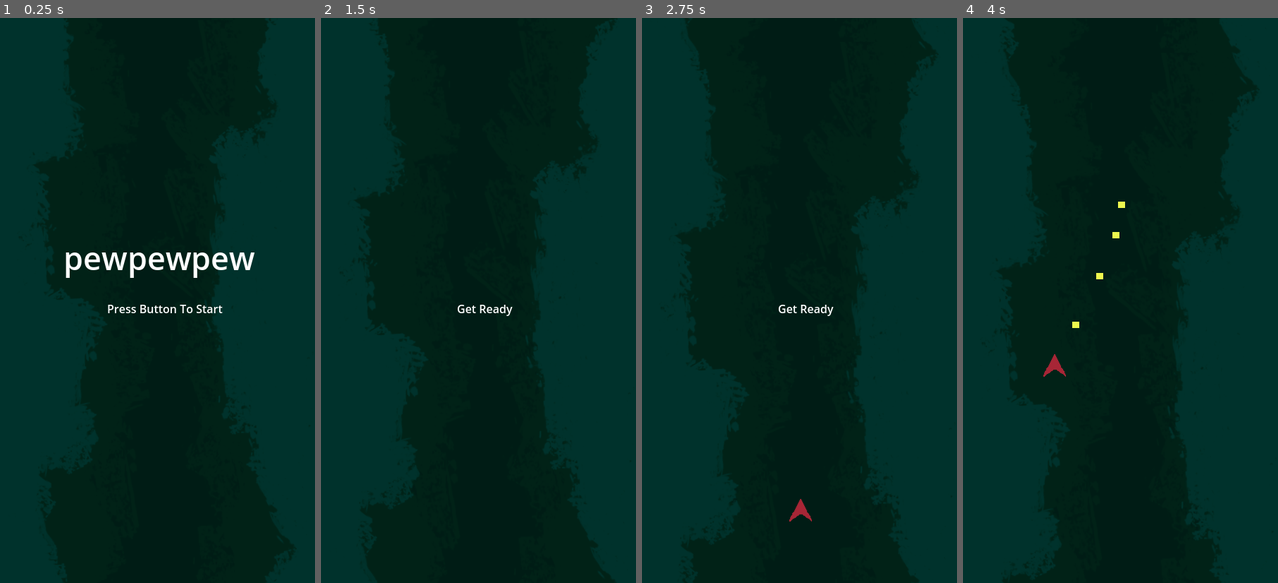
Above: before the commit, frames 1-4 (left to right).
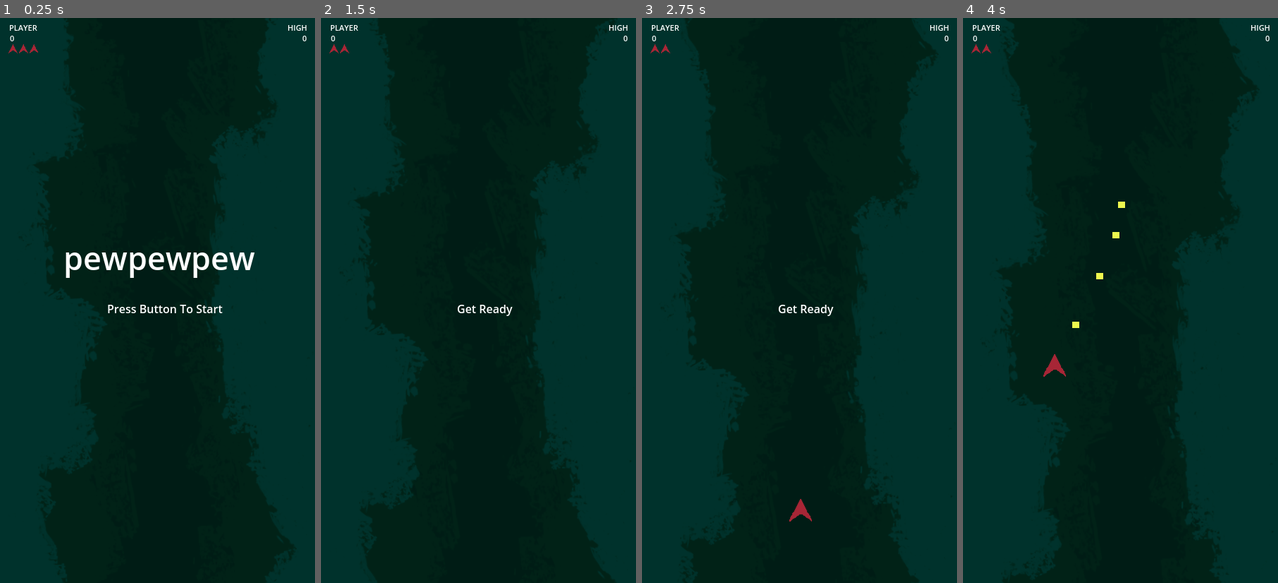
Above: after the commit, the same moments.

Repository: davidbragg/pewpewpew
Game: Godot game, scene res://scenes/main.tscn
The game is run twice, just before and just after one commit, with the same random seed, the same clock (stepped at 60 frames per second) and the same inputs.
Inputs:
- Up to frame 1 (0.25 s): no input
- Up to frame 2 (1.5 s): hold D (move_right) 0.53-1.28 s; hold Space (shoot) 0.53-1.28 s; hold S (move_down) from 1.28 s (still down); tap Space (shoot) at 1.35 s
- Up to frame 3 (2.75 s): release S (move_down) at 2.03 s; hold D (move_right) from 2.03 s (still down); hold Space (shoot) from 2.03 s (still down)
- Up to frame 4 (4 s): release D (move_right) at 2.78 s; release Space (shoot) at 2.78 s; hold W (move_up) 2.78-3.53 s; tap Space (shoot) at 2.85 s; hold A (move_left) from 3.53 s (still down); hold Space (shoot) from 3.53 s (still down)

The runs differ from the first frame. In frame 1, 0.2% of the frame differs, in the area x 2-98%, y 1-7%; in frame 2, 0.1%; in frame 3, 0.1%; in frame 4, 0.1%.

Commit message:
added score board and persistent high score

Diff:
--- a/scenes/main.tscn
+++ b/scenes/main.tscn
@@ -1,10 +1,11 @@
-[gd_scene load_steps=8 format=3 uid="uid://bssj84qd2a7wc"]
+[gd_scene load_steps=11 format=3 uid="uid://bssj84qd2a7wc"]
 
 [ext_resource type="PackedScene" uid="uid://dy8sinaxdks5l" path="res://scenes/background.tscn" id="1_6srfk"]
 [ext_resource type="Script" path="res://scripts/main.gd" id="1_i3dns"]
 [ext_resource type="PackedScene" uid="uid://b6elytksonnf" path="res://scenes/play_boundary.tscn" id="2_emvnx"]
 [ext_resource type="PackedScene" uid="uid://b4rebdb6c5p5p" path="res://scenes/player.tscn" id="2_mxru2"]
 [ext_resource type="PackedScene" uid="uid://dbyt3bp4cnyr7" path="res://scenes/kamikaze.tscn" id="5_wcqs8"]
+[ext_resource type="Texture2D" uid="uid://cxvicixjac8ub" path="res://assets/player.png" id="6_n0ln6"]
 
 [sub_resource type="Curve2D" id="Curve2D_0ok36"]
 _data = {
@@ -15,12 +16,20 @@
 [sub_resource type="LabelSettings" id="LabelSettings_bxnqn"]
 font_size = 45
 
-[node name="Game" type="Node2D"]
+[sub_resource type="LabelSettings" id="LabelSettings_ipwr1"]
+font_size = 11
+
+[sub_resource type="LabelSettings" id="LabelSettings_fa4im"]
+font_size = 11
+
+[node name="Game" type="Node2D" node_paths=PackedStringArray("lives_sprites")]
 script = ExtResource("1_i3dns")
 player_scene = ExtResource("2_mxru2")
 kamikaze_scene = ExtResource("5_wcqs8")
 kamikaze_max = 20
 kamikaze_increase = 10
+lives_sprites = [NodePath("TextureRect/lives1"), NodePath("TextureRect/lives2"), NodePath("TextureRect/lives3")]
+metadata/_edit_horizontal_guides_ = [49.9938]
 
 [node name="KamikazeTimer" type="Timer" parent="."]
 process_mode = 1
@@ -88,5 +97,65 @@
 text = "Game Over"
 label_settings = SubResource("LabelSettings_bxnqn")
 
+[node name="TextureRect" type="TextureRect" parent="."]
+offset_right = 454.0
+offset_bottom = 129.0
+
+[node name="PlayerScoreLabel" type="Label" parent="TextureRect"]
+offset_left = 12.7136
+offset_top = 5.82705
+offset_right = 52.7136
+offset_bottom = 28.827
+text = "PLAYER"
+label_settings = SubResource("LabelSettings_ipwr1")
+
+[node name="PlayerScoreValue" type="Label" parent="TextureRect"]
+offset_left = 14.2861
+offset_top = 21.1559
+offset_right = 54.2861
+offset_bottom = 44.1559
+text = "0"
+label_settings = SubResource("LabelSettings_ipwr1")
+
+[node name="HighScoreLabel" type="Label" parent="TextureRect"]
+offset_left = 408.011
+offset_top = 5.88651
+offset_right = 439.011
+offset_bottom = 28.8865
+text = "HIGH"
+label_settings = SubResource("LabelSettings_fa4im")
+
+[node name="HighScoreValue" type="Label" parent="TextureRect"]
+layout_mode = 1
+anchors_preset = 6
+anchor_left = 1.0
+anchor_top = 0.5
+anchor_right = 1.0
+anchor_bottom = 0.5
+offset_left = -119.48
+offset_top = -43.1825
+offset_right = -18.4796
+offset_bottom = -20.1825
+grow_horizontal = 0
+grow_vertical = 2
+text = "0"
+label_settings = SubResource("LabelSettings_fa4im")
+horizontal_alignment = 2
+
+[node name="lives1" type="Sprite2D" parent="TextureRect"]
+position = Vector2(18.436, 43.6691)
+scale = Vector2(0.391451, 0.391451)
+texture = ExtResource("6_n0ln6")
+
+[node name="lives2" type="Sprite2D" parent="TextureRect"]
+position = Vector2(33.2662, 43.6363)
+scale = Vector2(0.391, 0.391)
+texture = ExtResource("6_n0ln6")
+
+[node name="lives3" type="Sprite2D" parent="TextureRect"]
+position = Vector2(48.1945, 43.6973)
+scale = Vector2(0.391451, 0.391451)
+texture = ExtResource("6_n0ln6")
+
 [connection signal="timeout" from="KamikazeTimer" to="." method="_on_kamikaze_timer_timeout"]
 [connection signal="timeout" from="KamikazeCooldownTimer" to="." method="_on_kamikaze_cooldown_timer_timeout"]
--- a/scripts/enemy.gd
+++ b/scripts/enemy.gd
@@ -17,7 +17,3 @@
 
 func get_target():
     target = (player.global_position - self.global_position).normalized()
-
-
-func despawn():
-    queue_free()
--- a/scripts/global_state.gd
+++ b/scripts/global_state.gd
@@ -1,19 +1,36 @@
 extends Node
 
 var player_lives : int = 3
-var score : int = 0
+var score : int = 0 :
+    set(value):
+        score = value
+        player_score_label.text = str(score)
+        if score > high_score:
+            high_score = score
+            update_high_score()
 var high_score : int = 0
-var game_state : int:
-    set(value):
-        game_state = value
-        print("Current Game State:" + str(game_state))
+var game_state : int
 
 enum {
-    TITLE,
-    RESET,
-    SPAWNING,
-    PLAYSTART,
-    GAMEPLAY,
-    PLAYERDEATH,
-    GAMEOVER
+	TITLE,
+	RESET,
+	SPAWNING,
+	PLAYSTART,
+	GAMEPLAY,
+	PLAYERDEATH,
+	GAMEOVER
 }
+
+@onready var player_score_label = get_node('/root/Game/TextureRect/PlayerScoreValue')
+@onready var high_score_label = get_node('/root/Game/TextureRect/HighScoreValue')
+
+func add_points(points : int):
+    score += points
+
+func reset_game_state():
+    player_lives = 3
+    score = 0
+    game_state = TITLE
+
+func update_high_score():
+    high_score_label.text = str(high_score)
--- a/scripts/kamikaze.gd
+++ b/scripts/kamikaze.gd
@@ -5,6 +5,7 @@
 const IDLE_MAX_SPEED : int = 200
 
 var has_collided : bool
+var score : int = 100
 
 signal combat_collision
 
@@ -41,3 +42,8 @@
 
 func move():
 	has_collided = move_and_slide()
+
+
+func despawn():
+	GlobalState.add_points(score)
+	queue_free()
--- a/scripts/main.gd
+++ b/scripts/main.gd
@@ -7,14 +7,22 @@
 @export var kamikaze_max : int = 3
 @export var kamikaze_increase : int = 3
 @export var player_spawn_position : Vector2 = Vector2(225, 900)
+@export var lives_sprites : Array[Sprite2D] = []
 
 var spawn_kamikaze : bool = false
 var kamikaze_count : int = 0
+
+var file_path = "user://highscore.save"
 
 @onready var play_boundary_collider = $Play_Boundary.get_child(0)
 
 func _ready():
 	GlobalState.game_state = GlobalState.TITLE
+	var high_score_file = FileAccess.open(file_path, FileAccess.READ)
+	if high_score_file != null:
+		GlobalState.high_score = high_score_file.get_line().to_int()
+		GlobalState.update_high_score()
+		high_score_file.close()
 
 func _process(_delta):
 	match GlobalState.game_state:
@@ -27,6 +35,8 @@
 				$ReadyText.visible = true
 				GlobalState.game_state = GlobalState.SPAWNING
 				add_player()
+		GlobalState.SPAWNING:
+			lives_sprites[GlobalState.player_lives - 1].visible = false
 		GlobalState.PLAYSTART:
 			start_gameplay()
 		GlobalState.GAMEPLAY:
@@ -101,6 +111,11 @@
 
 func reset_to_title():
 	$GameOverText.visible = true
+	var save_score = FileAccess.open(file_path, FileAccess.WRITE)
+	save_score.store_line(str(GlobalState.high_score))
+	save_score.close()
 	await get_tree().create_timer(2.0).timeout
+	GlobalState.reset_game_state()
 	$GameOverText.visible = false
-	GlobalState.game_state = GlobalState.TITLE
+	for i in lives_sprites:
+		i.visible = true
Not shown, removed: export_presets.cfg
Not shown, changed: .gitignore
